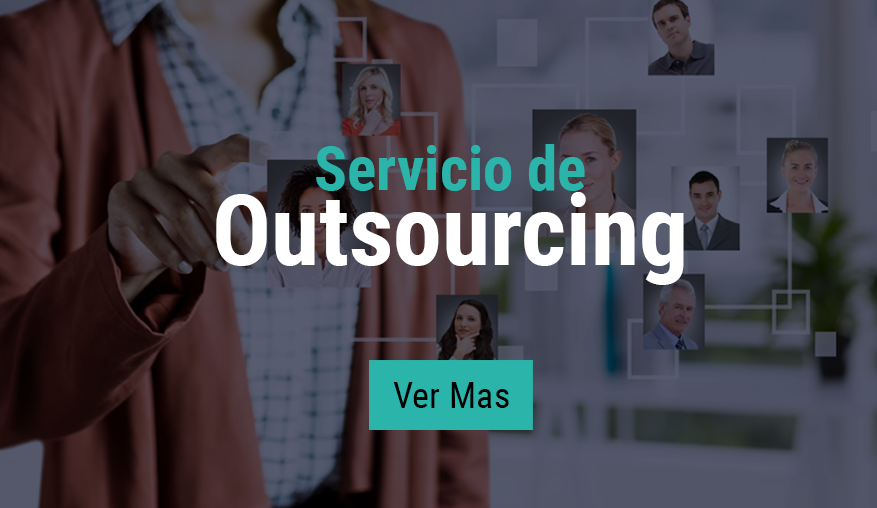
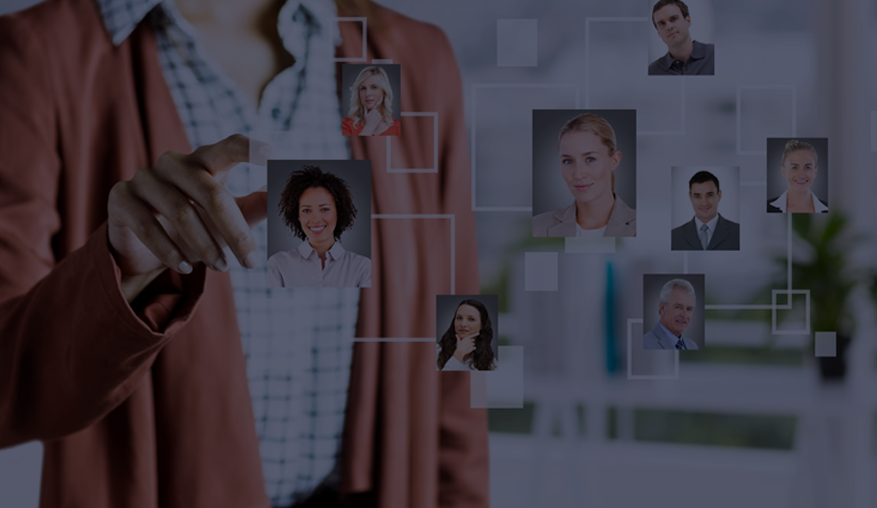
Comparing the layer stacks of the two 877×508 images. Changes:
hid "Ver Mas" over left=393, top=382, right=509, bottom=408
hid "Capa 4" over left=369, top=360, right=533, bottom=430
hid "Servicio de" over left=316, top=144, right=585, bottom=191
hid "Outsourcing" over left=216, top=192, right=684, bottom=285
